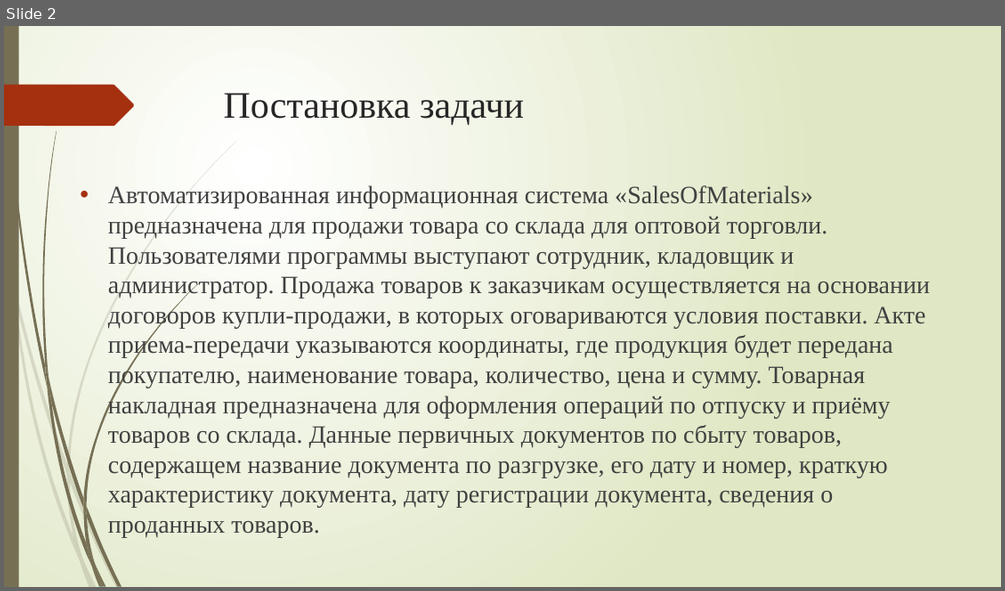
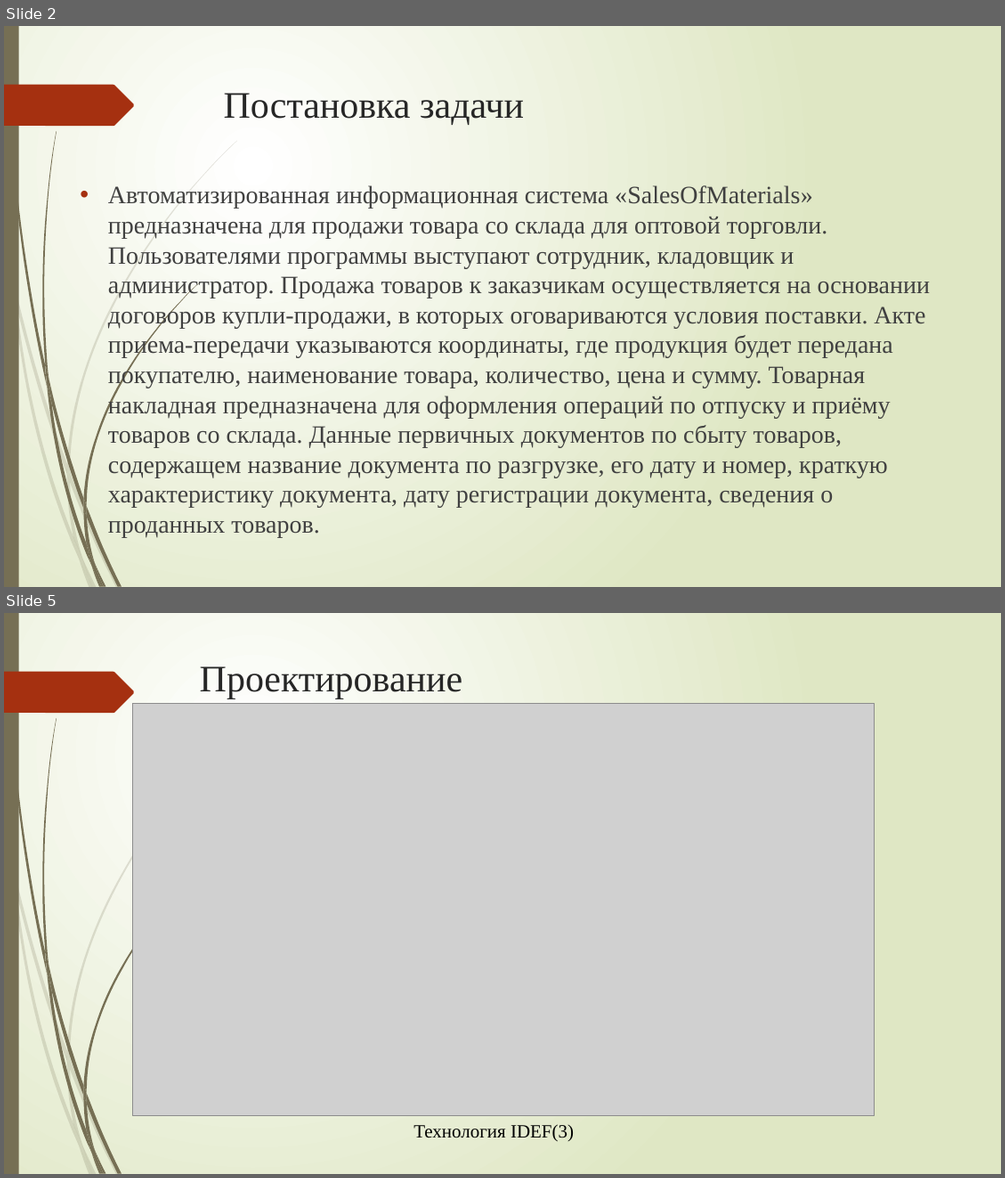
Before and after one commit to Renc345/kurs1, a slide deck: Стародубцев Максим.pptx. Shown one above the other, each under a label of ours: slide 2 before the commit, slides 2 and 5 after it; the slides between them are not shown. The pictures are 1005x591 and 1005x1178 pixels, drawn with LibreOffice and Linux fonts; fonts in the diff are those of the drawing; grey boxes stand for pictures. Boxes give left, top, right and bottom in pixels: in the first picture for what was removed or moved away, otherwise in the second. Text is boxed around its words. In the diff, an @@ line names an element or a change of style, - is before the commit and + after.

```diff
--- a/Стародубцев Максим.pptx
+++ b/Стародубцев Максим.pptx
@@ slide 5 added at [4, 613, 1001, 1174], background gradient #FFFFFF to #DFE8C4; not listed: 24 template elements that a slide beside it also shows @@
@@ title added at [200, 666, 462, 698], 36 pt, text #262626 @@
+Проектирование
@@ picture added at [133, 704, 874, 1116] @@
@@ text added at [413, 1124, 574, 1141], 18 pt, text #000000 @@
+Технология IDEF(3)
```
Also in this commit, not shown: 5 slides changed, 1 other slide added.
